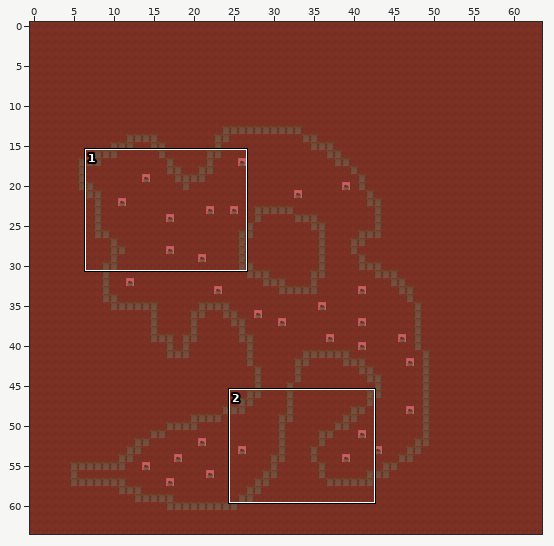
A Tiled map gets an edit: assets/tiled/mapUnderground4.tmx. The first picture is a wide view before the edit; the outline marks the close-up.
Close-up. As it was:
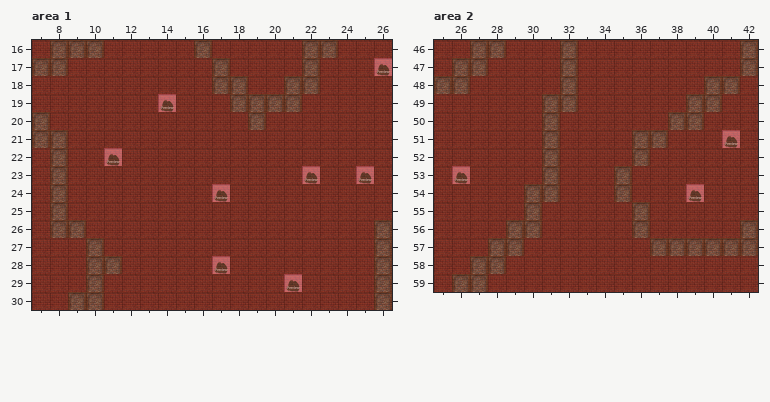
Cells are 64x64 px. Shown: area 1 x 7..26, y 16..30; area 2 x 25..42, y 46..59. The commit also changed other parts of the map, which this record leaves out.
Now the later version:
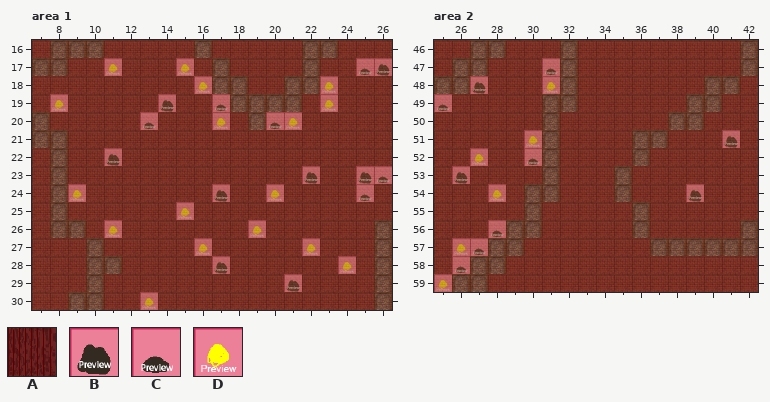
Key: from "tileset": A 6, B 34, C 42, D 50.
_ is an empty cell.
What changed:
Layer "floor", area 1:
y 17: x 11 A -> D; x 15 A -> D; x 25 A -> C
y 18: x 16 A -> D; x 23 A -> D
y 19: x 8 A -> D; x 17 A -> C; x 23 A -> D
y 20: x 13 A -> C; x 17 A -> D; x 20..21 AA -> CD
y 23: x 26 A -> C
y 24: x 9 A -> D; x 20 A -> D; x 25 A -> C
y 25: x 15 A -> D
y 26: x 11 A -> D; x 19 A -> D
y 27: x 16 A -> D; x 22 A -> D
y 28: x 24 A -> D
y 30: x 13 A -> D
Layer "floor", area 2:
y 47: x 31 A -> C
y 48: x 27 A -> B; x 31 A -> D
y 49: x 25 A -> C
y 51: x 30 A -> D
y 52: x 27 A -> D; x 30 A -> C
y 54: x 28 A -> D
y 56: x 28 A -> C
y 57: x 26..27 AA -> DC
y 58: x 26 A -> C
y 59: x 25 A -> D
